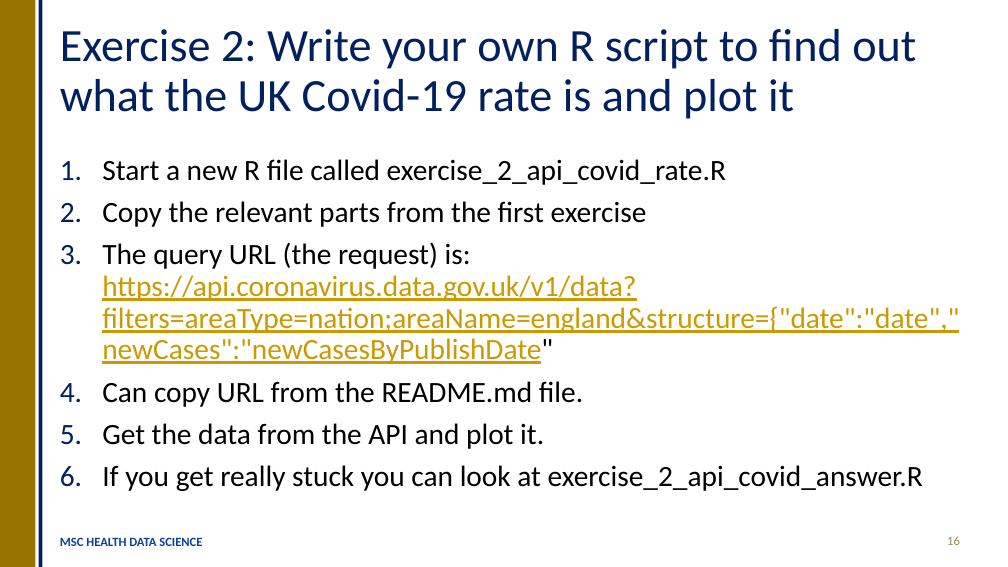
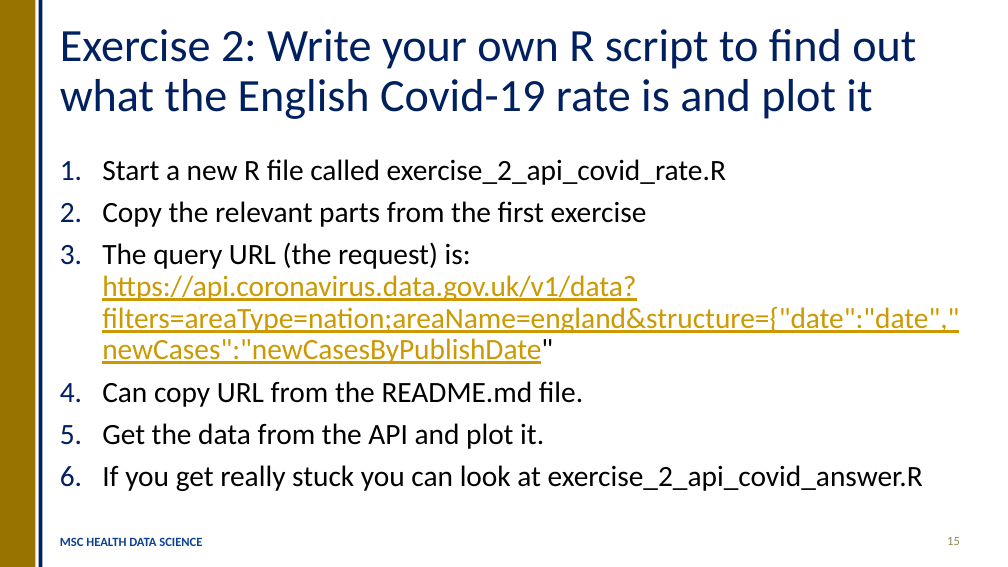
Before and after one commit to OllyButters/HDS-plumber, a slide deck: slide 15 of api_plumber_slides.pptx (slide 16 before the commit). Drawn at 1008x567 pixels with LibreOffice and Linux fonts; fonts in the diff are those of the drawing. Boxes give left, top, right and bottom in pixels: in the first picture for what was removed or moved away, otherwise in the second. Text is boxed around its words. In the diff, an @@ line names an element or a change of style, - is before the commit and + after.

```diff
--- a/api_plumber_slides.pptx
+++ b/api_plumber_slides.pptx
@@ title at box(60, 29, 916, 119): text changed @@
-Exercise 2: Write your own R script to find out what the UK Covid-19 rate is and plot it
+Exercise 2: Write your own R script to find out what the English Covid-19 rate is and plot it
```
Also in this commit, not shown: 8 other slides changed, 1 slide removed, 1 other file.
